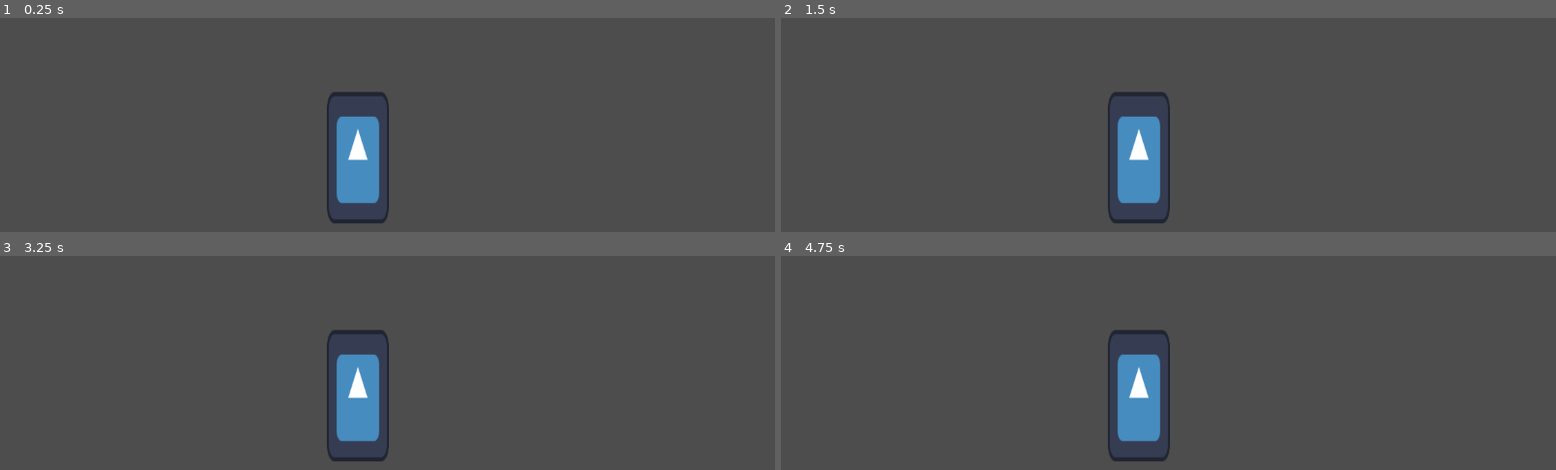
Above: before the commit, frames 1-4 (two rows, left to right).
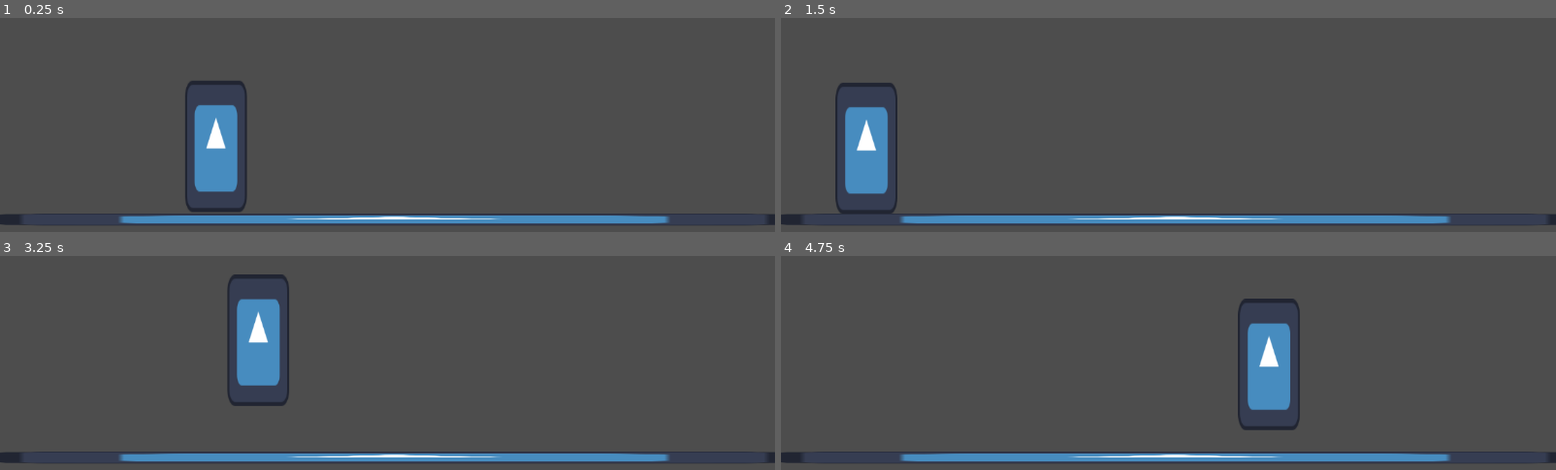
Above: after the commit, the same moments.

Repository: LordPapin/P_M_y_M
Game: Godot game, scene res://scenas/eventos_twitchs/evento_twitch_1.tscn
The game is run twice, just before and just after one commit, with the same random seed, the same clock (stepped at 60 frames per second) and the same inputs. The project has no main scene, so this scene is started directly. The engine's default icon, where the game draws it, is replaced by a stand-in: a white triangle on a blue panel in a dark square.
Inputs (mouse positions are in pixels of both pictures, inside the frame that each line leads up to):
- Up to frame 1 (0.25 s): no input
- Up to frame 2 (1.5 s): tap Enter at 0.5 s; move the mouse to (1339, 131) at 0.52 s; click (1339, 131) at 0.67 s; move the mouse to (1013, 174) at 1.27 s; click (1013, 174) at 1.42 s
- Up to frame 3 (3.25 s): move the mouse to (465, 294) at 2.02 s; click (465, 294) at 2.17 s; tap Space at 2.75 s; move the mouse to (outside the picture) at 2.77 s; click (outside the picture) at 2.92 s
- Up to frame 4 (4.75 s): move the mouse to (1401, 457) at 3.52 s; click (1401, 457) at 3.67 s; tap Enter at 4.25 s; move the mouse to (936, 326) at 4.27 s; click (936, 326) at 4.42 s

The runs differ from the first frame. In frame 1, 9.4% of the frame differs, in the area x 0-100%, y 29-97%; in frame 2, 9.3%; in frame 3, 9.4%; in frame 4, 9.4%, in the area x 0-100%, y 19-97%.

Commit message:
salto aleatorio de NPC en 4 posibilidades

Diff:
--- a/p-m-y-m/scenas/eventos_twitchs/NPC1.gd
+++ b/p-m-y-m/scenas/eventos_twitchs/NPC1.gd
@@ -1 +1,44 @@
 extends CharacterBody2D
+
+@export var jump_height := 80.0
+@export var jump_duration := 0.5
+@export var wait_time := 0.7
+var jump_points := []
+var current_point := 0
+var is_jumping := false
+
+func _ready():
+	jump_points = $"../jump_points".get_children()
+	current_point = 1
+	global_position = jump_points[current_point].global_position
+	jump_loop()
+
+func jump_loop():
+	while true:
+		await get_tree().create_timer(wait_time).timeout
+		var next_point = choose_next_point()
+		await jump_to(next_point)
+
+func choose_next_point():
+	var possible = []
+	if current_point > 0:
+		possible.append(current_point - 1)
+	if current_point < jump_points.size() - 1:
+		possible.append(current_point + 1)
+	return possible.pick_random()
+
+func jump_to(target_index):
+	is_jumping = true
+	var start_pos = global_position
+	var end_pos = jump_points[target_index].global_position
+	current_point = target_index
+	var time := 0.0
+	while time < jump_duration:
+		await get_tree().process_frame
+		time += get_process_delta_time()
+		var t = time / jump_duration
+		var pos = start_pos.lerp(end_pos, t)
+		pos.y -= sin(t * PI) * jump_height
+		global_position = pos
+	global_position = end_pos
+	is_jumping = false
--- a/p-m-y-m/scenas/eventos_twitchs/evento_twitch_1.tscn
+++ b/p-m-y-m/scenas/eventos_twitchs/evento_twitch_1.tscn
@@ -12,10 +12,16 @@
 [sub_resource type="RectangleShape2D" id="RectangleShape2D_n4rbh"]
 size = Vector2(92, 86)
 
+[sub_resource type="RectangleShape2D" id="RectangleShape2D_0oqla"]
+size = Vector2(95, 28)
+
+[sub_resource type="RectangleShape2D" id="RectangleShape2D_lpgxo"]
+size = Vector2(1169, 20)
+
 [node name="evento_twitch_1" type="Node2D"]
 
 [node name="NPC" type="CharacterBody2D" parent="."]
-position = Vector2(532, 331)
+position = Vector2(463, 281)
 script = ExtResource("1_nunfk")
 metadata/_edit_group_ = true
 
@@ -47,3 +53,33 @@
 [node name="CollisionShape2D" type="CollisionShape2D" parent="NPC/Area2Dcabeza"]
 position = Vector2(0, -54)
 shape = SubResource("RectangleShape2D_n4rbh")
+
+[node name="pies" type="CollisionShape2D" parent="NPC"]
+position = Vector2(0.5, 84)
+shape = SubResource("RectangleShape2D_0oqla")
+
+[node name="plataforma_invisible" type="StaticBody2D" parent="."]
+
+[node name="CollisionShape2D" type="CollisionShape2D" parent="plataforma_invisible"]
+position = Vector2(581, 422)
+shape = SubResource("RectangleShape2D_lpgxo")
+
+[node name="Sprite2D" type="Sprite2D" parent="plataforma_invisible"]
+position = Vector2(586, 423)
+scale = Vector2(9.234375, 0.140625)
+texture = ExtResource("1_qvj33")
+
+[node name="jump_points" type="Node2D" parent="."]
+position = Vector2(463, 281)
+
+[node name="pos1" type="Marker2D" parent="jump_points"]
+position = Vector2(-336, 36)
+
+[node name="pos2" type="Marker2D" parent="jump_points"]
+position = Vector2(-142, 33)
+
+[node name="pos3" type="Marker2D" parent="jump_points"]
+position = Vector2(68, 30)
+
+[node name="pos4" type="Marker2D" parent="jump_points"]
+position = Vector2(284, 28)
Not shown: 1 places in p-m-y-m/scenas/eventos_twitchs/evento_twitch_1.tscn that only renumber resources
